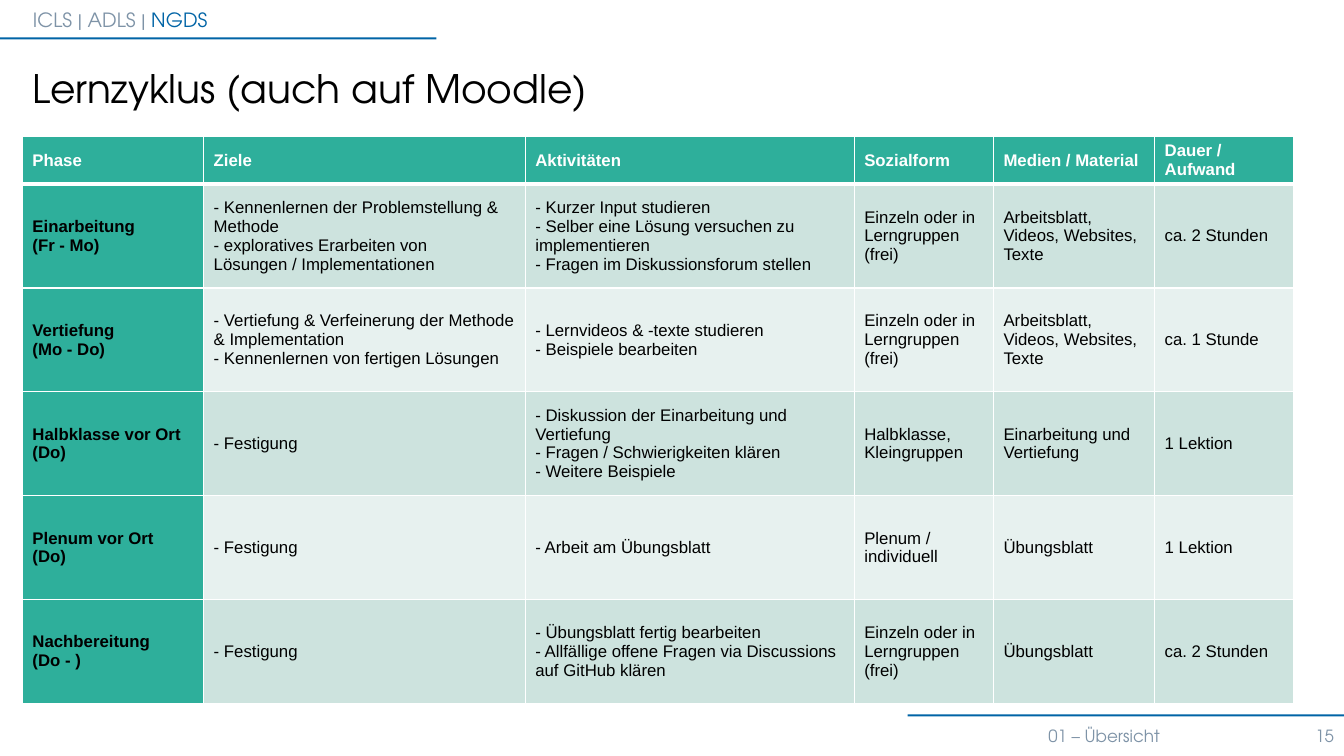
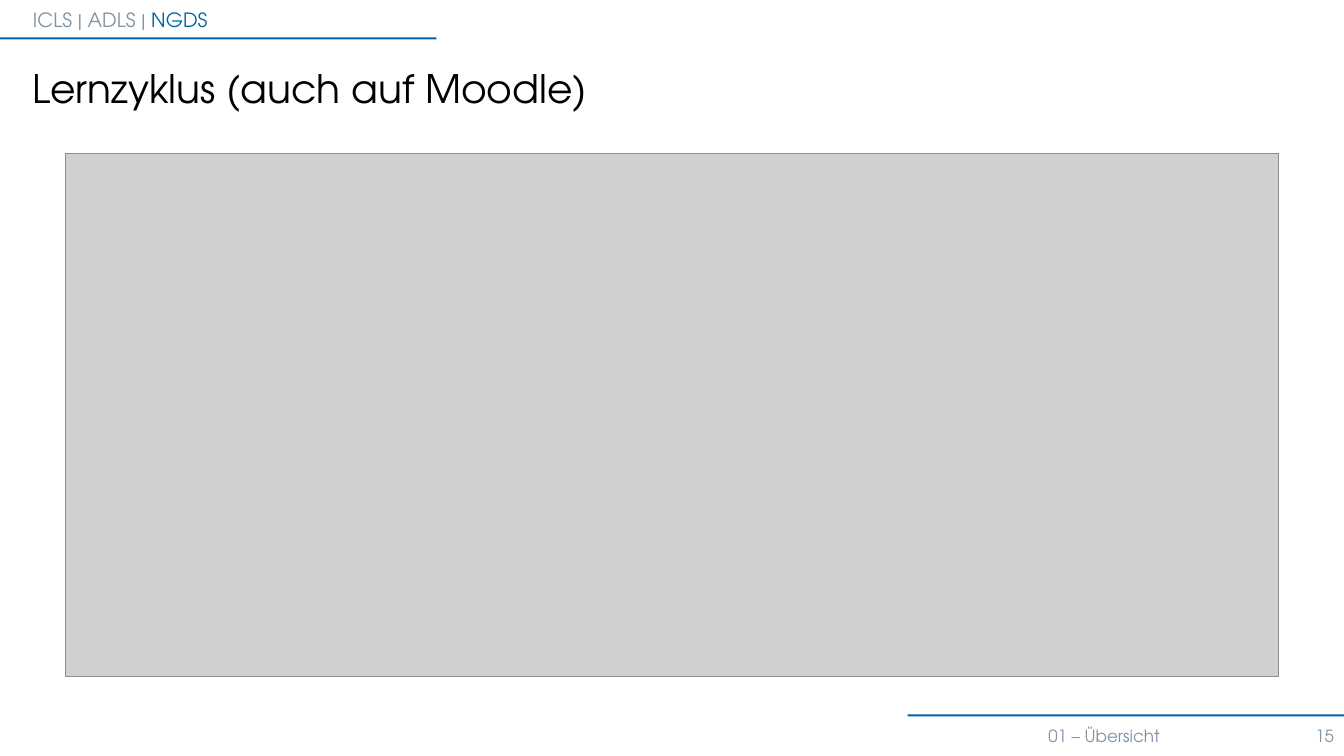
Before and after one commit to hols-zhaw/zhaw-adls-numerische-grundlagen, a slide deck: slide 15 of 00_Uebersicht/Uebersicht.pptx. Drawn at 1344x756 pixels with LibreOffice and Linux fonts; fonts in the diff are those of the drawing; grey boxes stand for pictures; background and template pictures are left out. Boxes give left, top, right and bottom in pixels: in the first picture for what was removed or moved away, otherwise in the second. Text is boxed around its words. In the diff, an @@ line names an element or a change of style, - is before the commit and + after.

```diff
--- a/00_Uebersicht/Uebersicht.pptx
+++ b/00_Uebersicht/Uebersicht.pptx
@@ table removed at bbox=[22, 136, 1294, 706], 6 rows, 6 columns @@
-Phase | Ziele | Aktivitäten | Sozialform | Medien / Material | Dauer / Aufwand
-Einarbeitung (Fr - Mo) | - Kennenlernen der Problemstellung & Methode - exploratives Erarbeiten von Lösungen / Implementationen | - Kurzer Input studieren - Selber eine Lösung versuchen zu implementieren - Fragen im Diskussionsforum stellen | Einzeln oder in Lerngruppen (frei) | Arbeitsblatt, Videos, Websites, Texte | ca. 2 Stunden
-Vertiefung (Mo - Do) | - Vertiefung & Verfeinerung der Methode & Implementation - Kennenlernen von fertigen Lösungen | - Lernvideos & -texte studieren - Beispiele bearbeiten | Einzeln oder in Lerngruppen (frei) | Arbeitsblatt, Videos, Websites, Texte | ca. 1 Stunde
-Halbklasse vor Ort (Do) | - Festigung | - Diskussion der Einarbeitung und Vertiefung - Fragen / Schwierigkeiten klären - Weitere Beispiele | Halbklasse, Kleingruppen | Einarbeitung und Vertiefung | 1 Lektion
-Plenum vor Ort (Do) | - Festigung | - Arbeit am Übungsblatt | Plenum / individuell | Übungsblatt | 1 Lektion
-Nachbereitung (Do - ) | - Festigung | - Übungsblatt fertig bearbeiten - Allfällige offene Fragen via Discussions auf GitHub klären | Einzeln oder in Lerngruppen (frei) | Übungsblatt | ca. 2 Stunden
@@ picture added at bbox=[66, 153, 1278, 677] @@
```
Also in this commit, not shown: 4 other slides changed, 5 other files.
